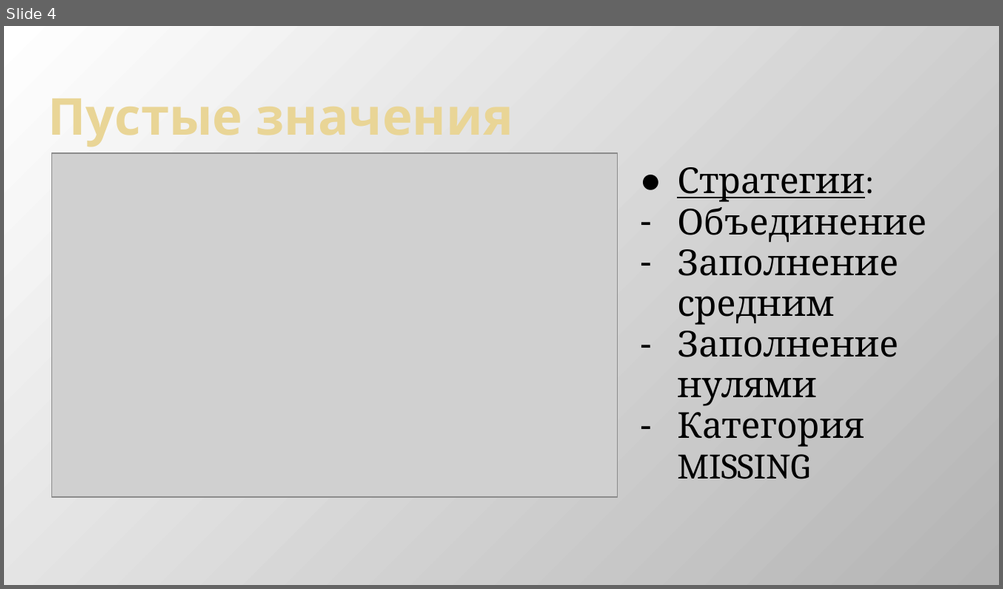
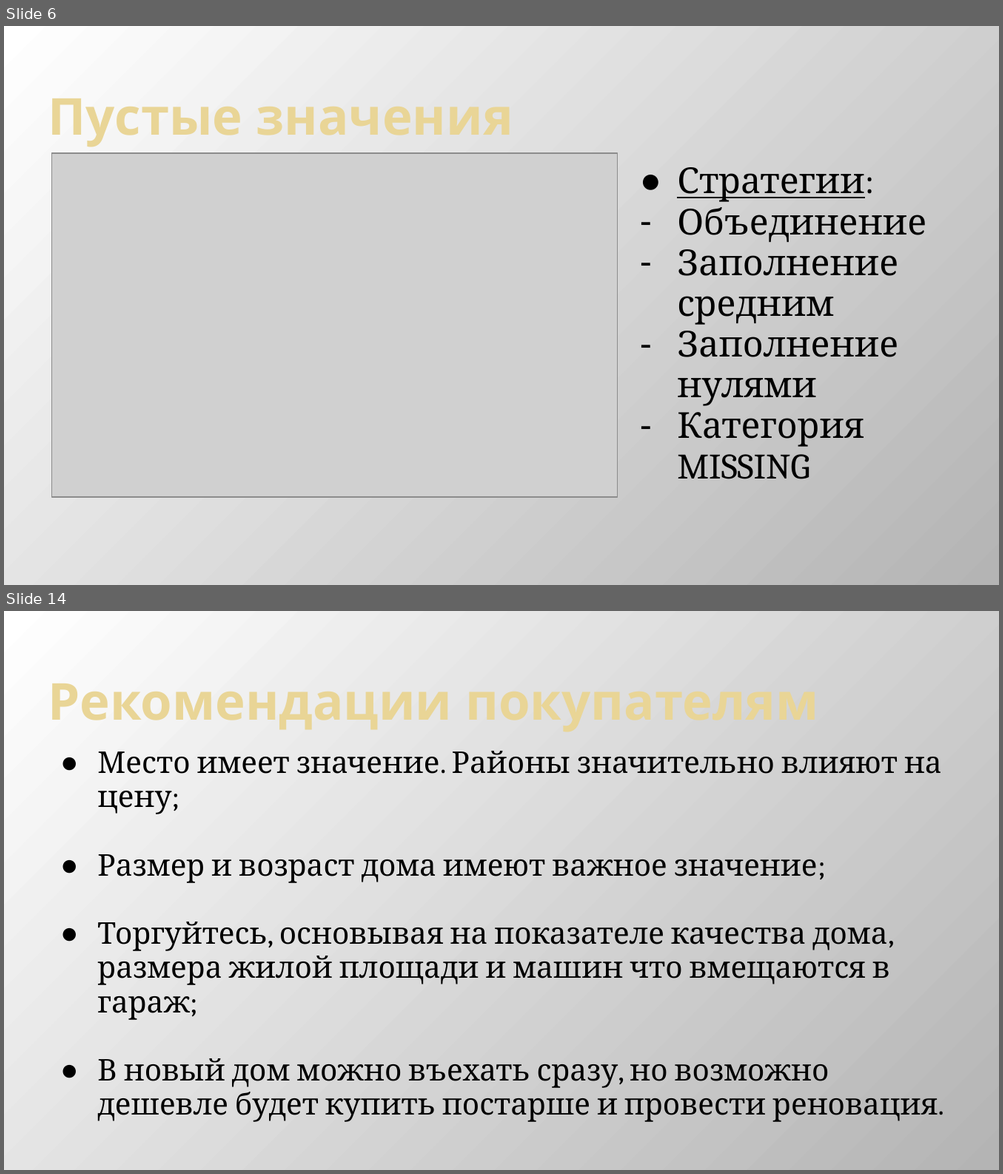
Before and after one commit to Dimildizio/DS_course, a slide deck: gradient-boosting/reports/House prices.pptx. Shown one above the other, each under a label of ours: slide 4 before the commit, slides 6 and 14 after it; the slides between them are not shown. The pictures are 1003x589 and 1003x1174 pixels, drawn with LibreOffice and Linux fonts; fonts in the diff are those of the drawing; grey boxes stand for pictures. Boxes give left, top, right and bottom in pixels: in the first picture for what was removed or moved away, otherwise in the second. Text is boxed around its words. In the diff, an @@ line names an element or a change of style, - is before the commit and + after.

```diff
--- a/gradient-boosting/reports/House prices.pptx
+++ b/gradient-boosting/reports/House prices.pptx
@@ slide 14 added at box(4, 611, 999, 1170), background gradient #FFFFFF to #B4B4B4 @@
@@ title added at box(48, 684, 452, 730), 36.9 pt, text gradient #EAD696 to #E7D081, bold @@
+Рекомендации покупателям
@@ text added at box(97, 751, 942, 1122), 21.7 pt, text #000000 @@
+● Место имеет значение. Районы значительно влияют на цену;
+● Размер и возраст дома имеют важное значение;
+● Торгуйтесь, основывая на показателе качества дома, размера жилой площади и машин что вмещаются в гараж;
+● В новый дом можно въехать сразу, но возможно дешевле будет купить постарше и провести реновация.
@@ what was slide 4 is now slide 6 @@
```
Also in this commit, not shown: 10 slides changed, 2 other slides added, 1 slide removed.
